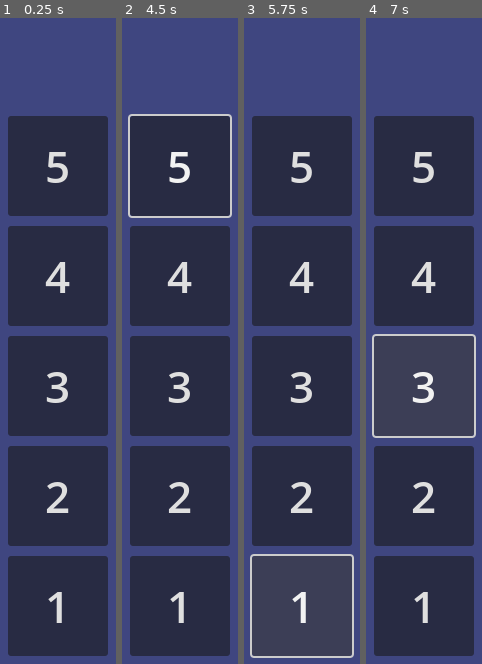
Above: before the commit, frames 1-4 (left to right).
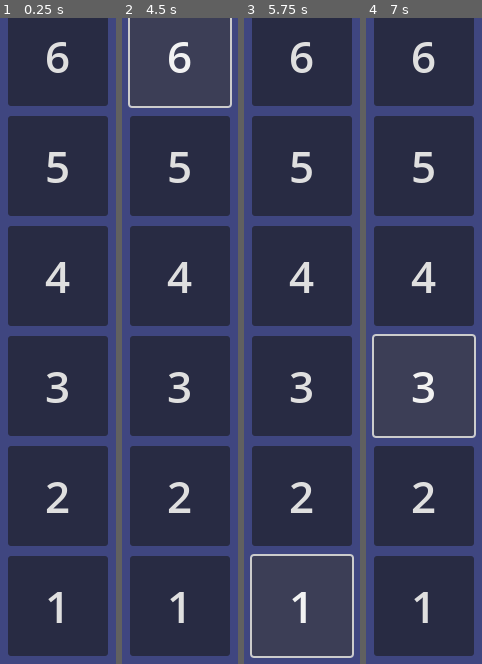
Above: after the commit, the same moments.

Repository: OleksandrLevchuk/Combine-Three
Game: Godot game, scene res://main.tscn
Two runs of this game, one before a commit and one after it. Both use one fixed random seed, a clock stepped at 60 frames per second and the inputs below.
Inputs (mouse positions are in pixels of both pictures, inside the frame that each line leads up to):
- Up to frame 1 (0.25 s): no input
- Up to frame 2 (4.5 s): click "1" at 0.5 s; click "2" at 1.25 s; click "3" at 2 s; click "4" at 2.75 s; click "5" at 3.5 s; click (180, 56) at 4.25 s, where only the run after the commit has a clickable "6"
- Up to frame 3 (5.75 s): click "1" at 5 s
- Up to frame 4 (7 s): click "2" at 5.75 s; click "3" at 6.5 s

The runs differ from the first frame. In frame 1, 12% of the frame differs, in the area x 6-94%, y 0-14%; in frame 2, 14%, in the area x 5-95%, y 0-31%; in frame 3, 12%; in frame 4, 12%.

Commit message:
fix

Diff:
--- a/main.tscn
+++ b/main.tscn
@@ -7,19 +7,23 @@
 script/source = "extends Control
 
 
-var column := [ 1, 2, 3, 4, 5 ] # масив з якого створюватимемо плитки в колонці
+var column := [ 1, 2, 3, 4, 5, 6 ] # масив з якого створюватимемо плитки в колонці
 var tile_scene := preload(\"res://tile.tscn\") # берем зразок плитки
 var GRID_GAP := 10 # відстань між плитками
 @onready var GRID_SIZE :int = tile_scene.instantiate().size.x # розмір плиток
 @onready var SCREEN_BOTTOM := DisplayServer.window_get_size().y # низ екрана
 var tiles: Array
+var mobile_scale: int = 1
 
 
 func _ready(): # тут починається гра
 	if OS.has_feature(\"web_android\"):
-		scale = Vector2( 2, 2 )
+		mobile_scale = 2
+		GRID_SIZE *= mobile_scale
+		GRID_GAP *= mobile_scale
 	for i in column.size(): # ідемо циклом по кожному елементі в масиві
 		var tile: Button = tile_scene.instantiate() #створює плитку
+		tile.size *= mobile_scale
 		tile.id = column[i]
 		tile.row = i
 		tile.text = str( column[i] ) #ставить текст плитки на число з масива
Binary file changed: docs/index.icon.png
Not shown, changed: docs/index.pck
